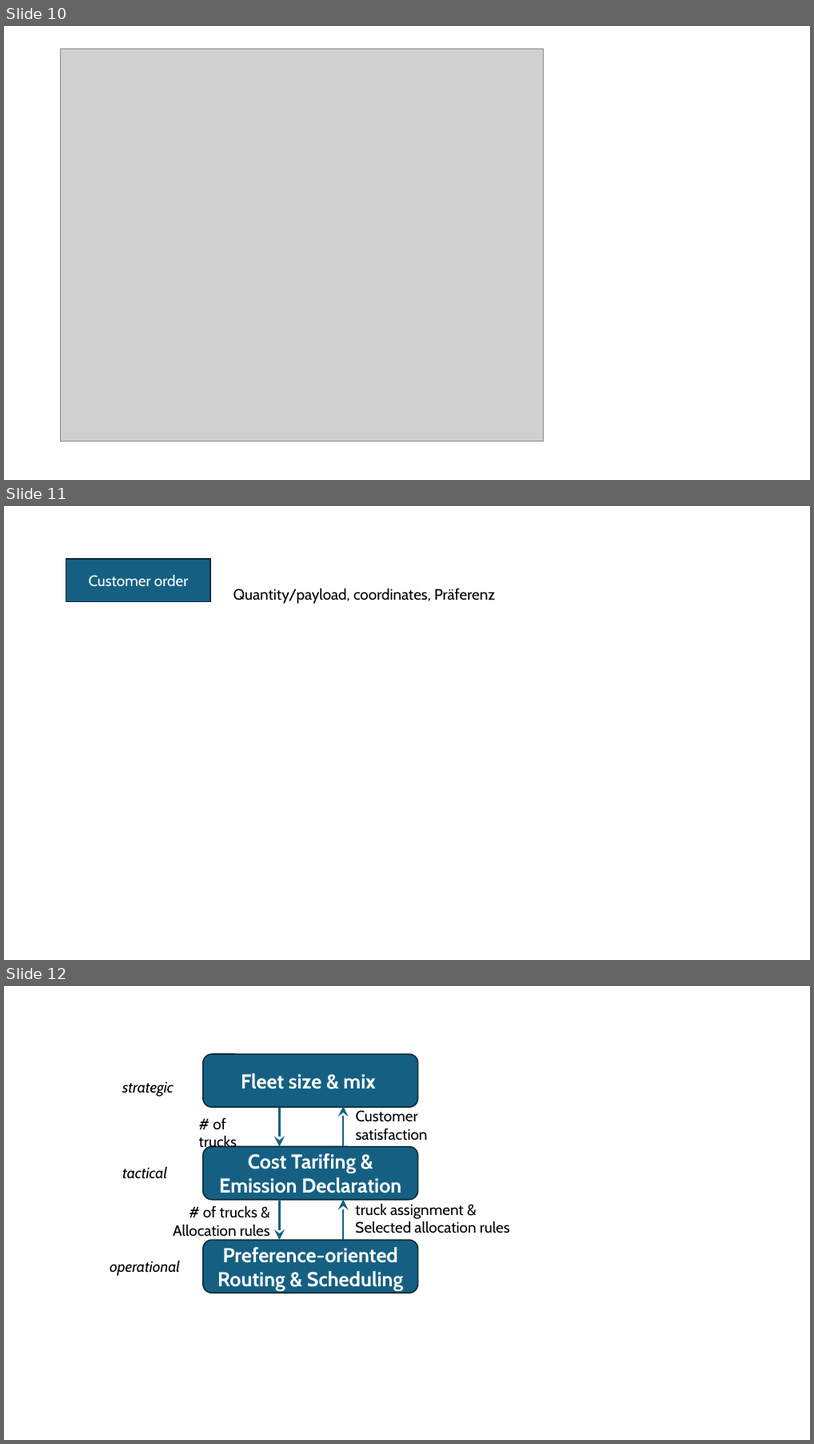
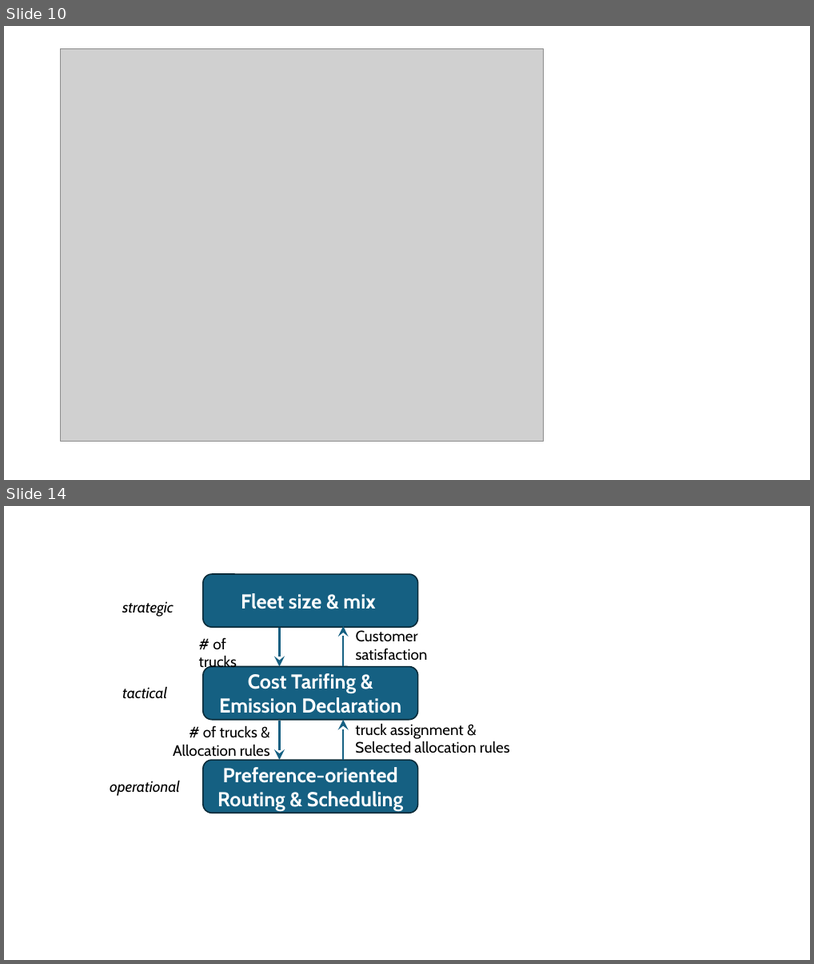
Before and after one commit to tkirschstein/FloTUV, a slide deck: presentations/RITMO_052026/fig/!abb.pptx. Shown one above the other, each under a label of ours: slides 10, 11 and 12 before the commit, slides 10 and 14 after it; the slides between them are not shown. The pictures are 814x1444 and 814x964 pixels, drawn with LibreOffice and Linux fonts; fonts in the diff are those of the drawing; grey boxes stand for pictures. Boxes give left, top, right and bottom in pixels: in the first picture for what was removed or moved away, otherwise in the second. Text is boxed around its words. In the diff, an @@ line names an element or a change of style, - is before the commit and + after.

```diff
--- a/presentations/RITMO_052026/fig/!abb.pptx
+++ b/presentations/RITMO_052026/fig/!abb.pptx
@@ slide 11 removed at (4,506,810,960), background #FFFFFF @@
@@ rectangle removed at (66,560,211,602) @@
-Customer order
@@ text removed at (234,588,495,604) @@
-Quantity/payload, coordinates, Präferenz
@@ what was slide 12 is now slide 14 @@
```
Also in this commit, not shown: 5 slides added, 7 other files.
